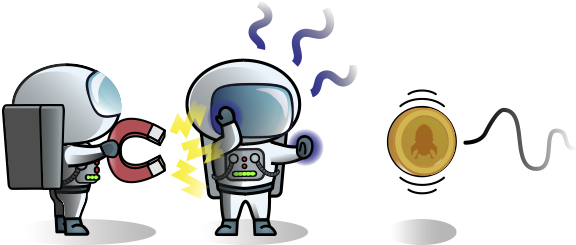
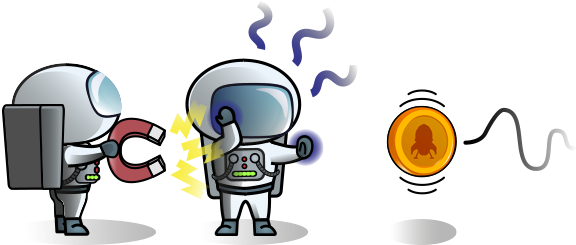
Two versions of the same layered image (w=576, h=245). Layer-by-layer changes:
added layer "Capa 2" above "Objeto inteligente vectorial" over <box>387,106,456,177</box>
